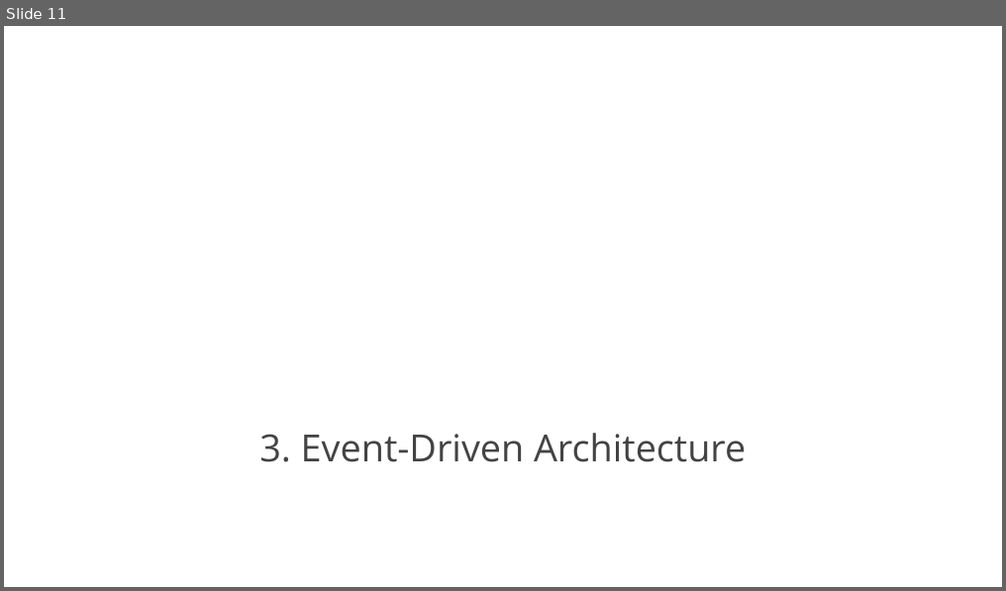
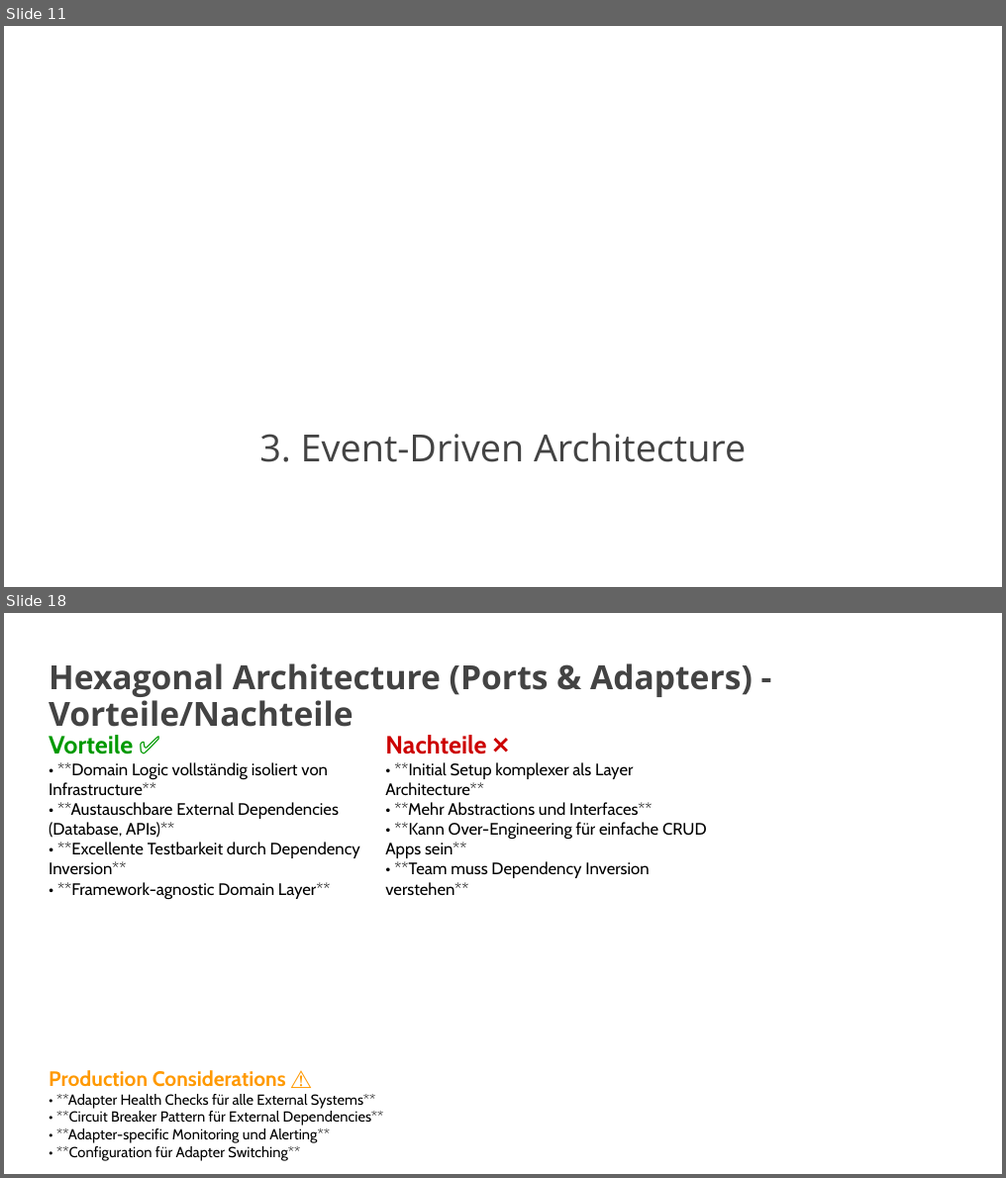
Before and after one commit to vanillacore-net/september-2025-telekom-training, a slide deck: presentations/powerpoint/arch-patterns-part1.pptx. Shown one above the other, each under a label of ours: slide 11 before the commit, slides 11 and 18 after it; the slides between them are not shown. The pictures are 1006x591 and 1006x1178 pixels, drawn with LibreOffice and Linux fonts; fonts in the diff are those of the drawing; background and template pictures are left out. Boxes give left, top, right and bottom in pixels: in the first picture for what was removed or moved away, otherwise in the second. Text is boxed around its words. In the diff, an @@ line names an element or a change of style, - is before the commit and + after.

```diff
--- a/presentations/powerpoint/arch-patterns-part1.pptx
+++ b/presentations/powerpoint/arch-patterns-part1.pptx
@@ slide 18 added at (4,613,1002,1174), background #FFFFFF @@
@@ title added at (49,663,752,727), 32 pt, text #434343, bold @@
+Hexagonal Architecture (Ports & Adapters) - Vorteile/Nachteile
@@ text added at (49,735,360,899), 16 pt, text #000000 @@
+Vorteile ✅
+• **Domain Logic vollständig isoliert von Infrastructure**
+• **Austauschbare External Dependencies (Database, APIs)**
+• **Excellente Testbarkeit durch Dependency Inversion**
+• **Framework-agnostic Domain Layer**
@@ text added at (385,735,707,896), 16 pt, text #000000 @@
+Nachteile ❌
+• **Initial Setup komplexer als Layer Architecture**
+• **Mehr Abstractions und Interfaces**
+• **Kann Over-Engineering für einfache CRUD Apps sein**
+• **Team muss Dependency Inversion verstehen**
@@ text added at (49,1070,384,1161), 14 pt, text #000000 @@
+Production Considerations ⚠️
+• **Adapter Health Checks für alle External Systems**
+• **Circuit Breaker Pattern für External Dependencies**
+• **Adapter-specific Monitoring und Alerting**
+• **Configuration für Adapter Switching**
```
Also in this commit, not shown: 12 slides changed, 3 other slides added, 5 other files.
